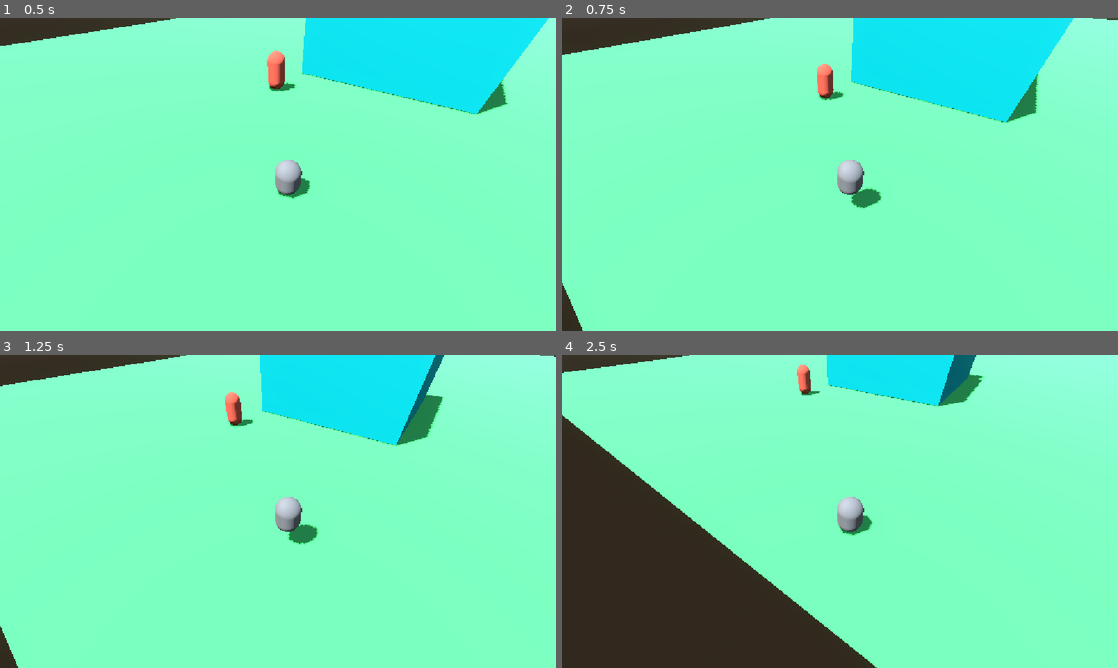
Above: before the commit, frames 1-4 (two rows, left to right).
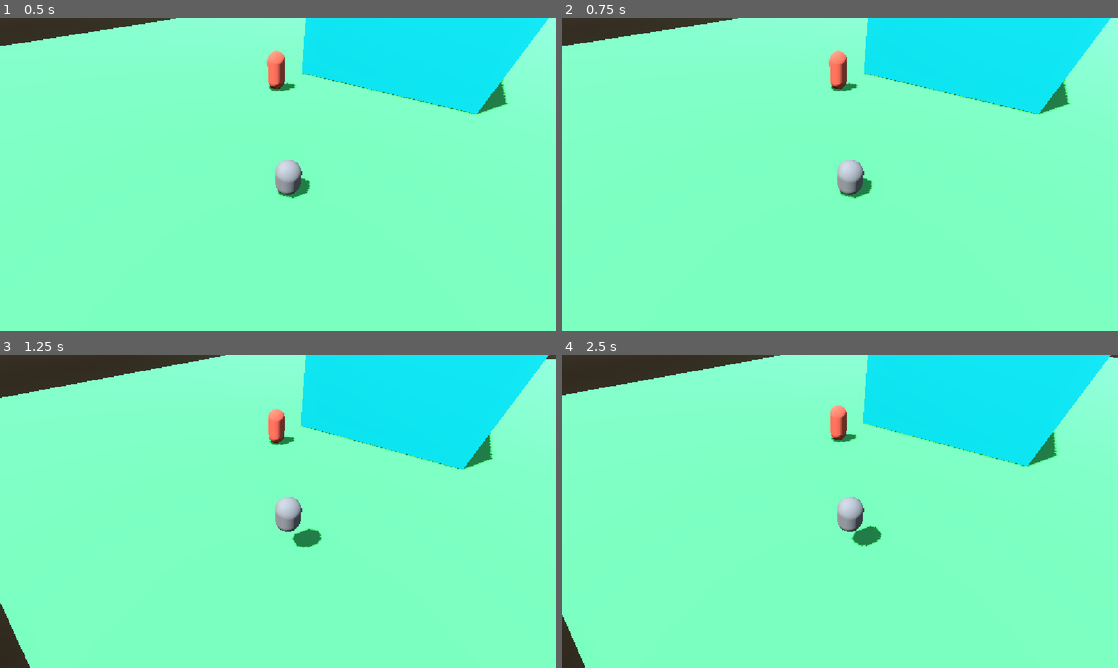
Above: after the commit, the same moments.

Repository: djsharkey/get-off-my-lawn
Game: Godot game, scene res://world.tscn
The game is run twice, just before and just after one commit, with the same random seed, the same clock (stepped at 60 frames per second) and the same inputs.
Inputs:
- Up to frame 1 (0.5 s): no input
- Up to frame 2 (0.75 s): tap Enter (ui_accept) at 0.5, 0.6 s; hold Right (ui_right) from 0.53 s (still down)
- Up to frame 3 (1.25 s): keep holding Right (ui_right); tap Space (jump, bound only after the commit) at 0.77, 0.8, 1.07 s
- Up to frame 4 (2.5 s): release Right (ui_right) at 1.28 s; hold Down (ui_down) 1.28-2.03 s; tap Space (jump, bound only after the commit) at 1.35, 1.52, 1.82, 2.3 s; tap Enter (ui_accept) at 1.55, 2.1 s; hold Right (ui_right) from 2.03 s (still down)

Frame 1 is identical in both runs. In frame 2, 6.0% of the frame differs, in the area x 0-100%, y 0-100%; in frame 3, 10%; in frame 4, 36%.

Commit message:
fix player movement input

Diff:
--- a/player.gd
+++ b/player.gd
@@ -4,6 +4,7 @@
 const SPEED = 5.0
 const JUMP_VELOCITY = 4.5
 
+@onready var playerCamera = $Camera3D
 
 func _physics_process(delta):
 	# Add the gravity.
@@ -11,12 +12,15 @@
 		velocity += get_gravity() * delta
 
 	# Handle jump.
-	if Input.is_action_just_pressed("ui_accept") and is_on_floor():
+	if Input.is_action_just_pressed("jump") and is_on_floor():
 		velocity.y = JUMP_VELOCITY
 
 	# Get the input direction and handle the movement/deceleration.
 	# As good practice, you should replace UI actions with custom gameplay actions.
-	var input_dir = Input.get_vector("ui_left", "ui_right", "ui_up", "ui_down")
+	var input_dir = Input.get_vector("left", "right", "up", "down")
+	# shift input by current camera angle for "smoothness"
+	input_dir = input_dir.rotated(playerCamera.rotation.x)
+
 	var direction = (transform.basis * Vector3(input_dir.x, 0, input_dir.y)).normalized()
 	if direction:
 		velocity.x = direction.x * SPEED
--- a/project.godot
+++ b/project.godot
@@ -20,6 +20,39 @@
 window/stretch/mode="canvas_items"
 window/stretch/aspect="expand"
 
+[input]
+
+up={
+"deadzone": 0.2,
+"events": [Object(InputEventJoypadMotion,"resource_local_to_scene":false,"resource_name":"","device":-1,"axis":1,"axis_value":-1.0,"script":null)
+, Object(InputEventKey,"resource_local_to_scene":false,"resource_name":"","device":-1,"window_id":0,"alt_pressed":false,"shift_pressed":false,"ctrl_pressed":false,"meta_pressed":false,"pressed":false,"keycode":0,"physical_keycode":87,"key_label":0,"unicode":119,"location":0,"echo":false,"script":null)
+]
+}
+down={
+"deadzone": 0.2,
+"events": [Object(InputEventJoypadMotion,"resource_local_to_scene":false,"resource_name":"","device":-1,"axis":1,"axis_value":1.0,"script":null)
+, Object(InputEventKey,"resource_local_to_scene":false,"resource_name":"","device":-1,"window_id":0,"alt_pressed":false,"shift_pressed":false,"ctrl_pressed":false,"meta_pressed":false,"pressed":false,"keycode":0,"physical_keycode":83,"key_label":0,"unicode":115,"location":0,"echo":false,"script":null)
+]
+}
+left={
+"deadzone": 0.2,
+"events": [Object(InputEventJoypadMotion,"resource_local_to_scene":false,"resource_name":"","device":-1,"axis":0,"axis_value":-1.0,"script":null)
+, Object(InputEventKey,"resource_local_to_scene":false,"resource_name":"","device":-1,"window_id":0,"alt_pressed":false,"shift_pressed":false,"ctrl_pressed":false,"meta_pressed":false,"pressed":false,"keycode":0,"physical_keycode":65,"key_label":0,"unicode":97,"location":0,"echo":false,"script":null)
+]
+}
+right={
+"deadzone": 0.2,
+"events": [Object(InputEventJoypadMotion,"resource_local_to_scene":false,"resource_name":"","device":-1,"axis":0,"axis_value":1.0,"script":null)
+, Object(InputEventKey,"resource_local_to_scene":false,"resource_name":"","device":-1,"window_id":0,"alt_pressed":false,"shift_pressed":false,"ctrl_pressed":false,"meta_pressed":false,"pressed":false,"keycode":0,"physical_keycode":68,"key_label":0,"unicode":100,"location":0,"echo":false,"script":null)
+]
+}
+jump={
+"deadzone": 0.2,
+"events": [Object(InputEventJoypadButton,"resource_local_to_scene":false,"resource_name":"","device":-1,"button_index":0,"pressure":0.0,"pressed":true,"script":null)
+, Object(InputEventKey,"resource_local_to_scene":false,"resource_name":"","device":-1,"window_id":0,"alt_pressed":false,"shift_pressed":false,"ctrl_pressed":false,"meta_pressed":false,"pressed":false,"keycode":0,"physical_keycode":32,"key_label":0,"unicode":32,"location":0,"echo":false,"script":null)
+]
+}
+
 [physics]
 
 3d/physics_engine="Jolt Physics"
